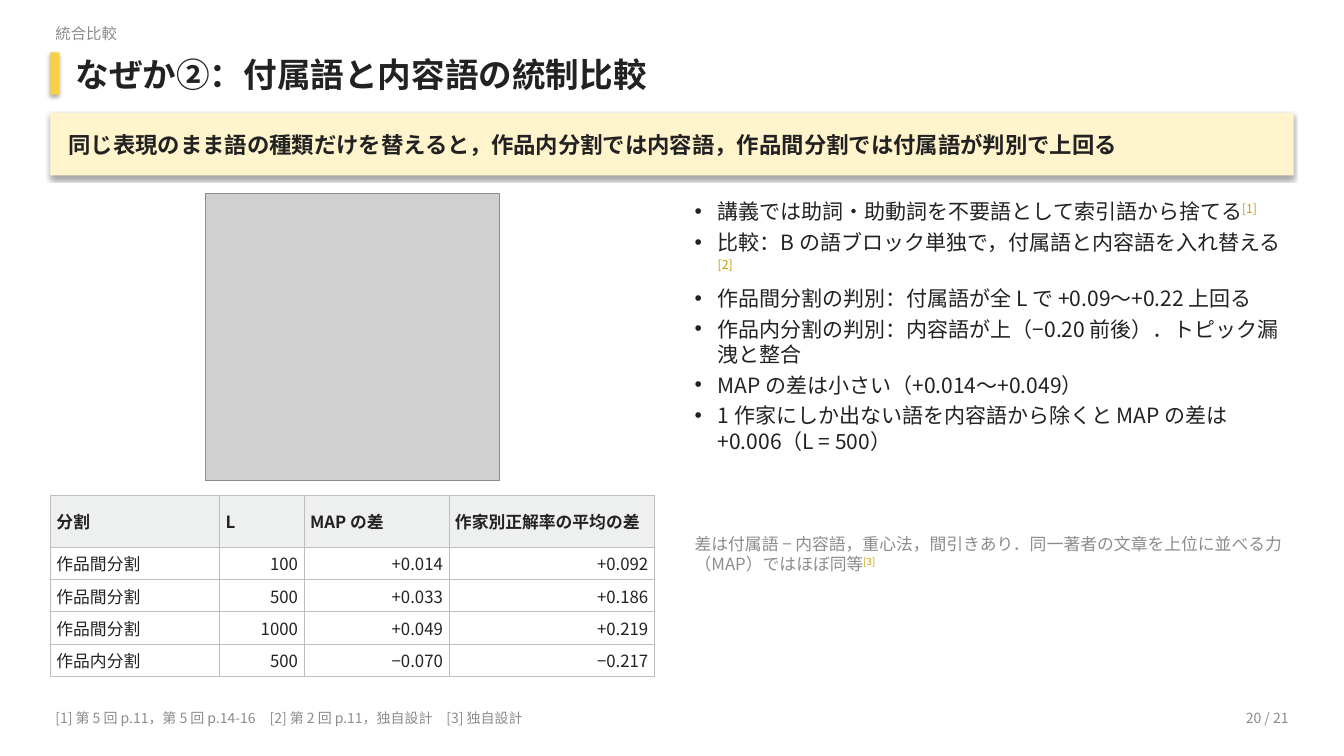
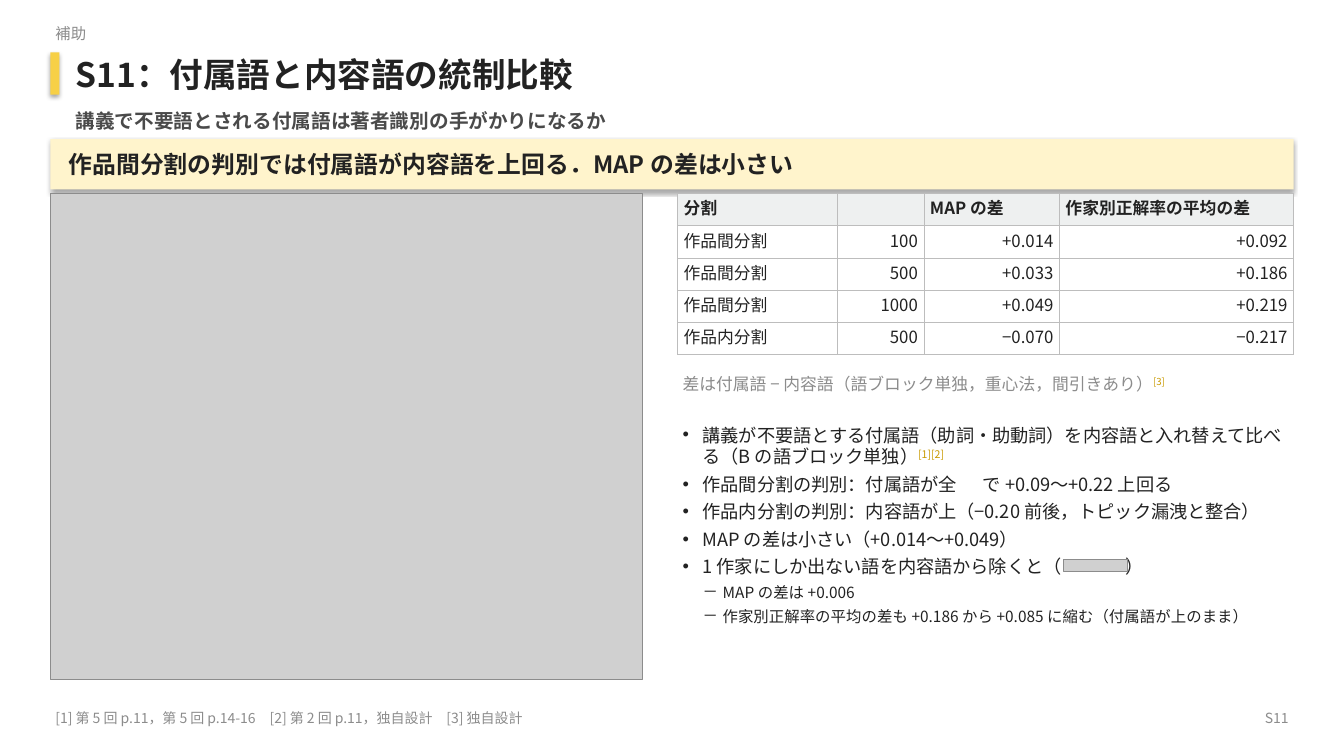
Before and after one commit to matsumoto-af22041/text-author-identifier-nlps, a slide deck: slide 35 of presentation/slides.pptx (slide 20 before the commit). Drawn at 1344x756 pixels with LibreOffice and Linux fonts; fonts in the diff are those of the drawing; grey boxes stand for pictures; background and template pictures are left out. Boxes give left, top, right and bottom in pixels: in the first picture for what was removed or moved away, otherwise in the second. Text is boxed around its words. In the diff, an @@ line names an element or a change of style, - is before the commit and + after.

Commit message:
feat: 発表スライドを講義の要件に合わせて改訂し数式を TeX の画像で組む

```diff
--- a/presentation/slides.pptx
+++ b/presentation/slides.pptx
@@ text at (x1=55, y1=26, x2=86, y2=40): text changed @@
-統合比較
+補助
@@ text at (x1=76, y1=58, x2=573, y2=90): text changed @@
-なぜか②：付属語と内容語の統制比較
+S11：付属語と内容語の統制比較
@@ text added at (x1=76, y1=111, x2=607, y2=130), 14 pt, text #4A4A4A, bold @@
+講義で不要語とされる付属語は著者識別の手がかりになるか
@@ rectangle "作品間分割の判別では付属語が内容語を上回る．MAP の差は小さい" resized from (x1=50, y1=113, x2=1294, y2=175) to (x1=50, y1=139, x2=1294, y2=190) @@
@@ text in rectangle at (x1=68, y1=152, x2=793, y2=176): text changed; size 16 to 17 pt @@
-同じ表現のまま語の種類だけを替えると，作品内分割では内容語，作品間分割では付属語が判別で上回る
+作品間分割の判別では付属語が内容語を上回る．MAP の差は小さい
@@ picture added at (x1=50, y1=194, x2=642, y2=680) @@
@@ picture removed at (x1=206, y1=194, x2=499, y2=481) @@
@@ table at (x1=678, y1=194, x2=1294, y2=355) @@
-row 1, column 2: L
+row 1, column 2: 
@@ line spacing 1 to 14.4pt @@
@@ table resized from (x1=50, y1=495, x2=655, y2=677) to (x1=678, y1=194, x2=1294, y2=355) @@
@@ text added at (x1=683, y1=376, x2=1165, y2=392), 12 pt, text #8C8C8C @@
+差は付属語 − 内容語（語ブロック単独，重心法，間引きあり）[3]
@@ text "講義が不要語とする付属語（助詞・助動詞）を内容語と入れ替えて比べる（B の語ブロック単独）[1][2]" moved from (x1=718, y1=201, x2=1280, y2=451) to (x1=703, y1=426, x2=1282, y2=624) @@
@@ text at (x1=703, y1=426, x2=1282, y2=520): text changed; size 15 to 13 pt @@
-• 講義では助詞・助動詞を不要語として索引語から捨てる[1]
-• 比較：B の語ブロック単独で，付属語と内容語を入れ替える[2]
-• 作品間分割の判別：付属語が全 L で +0.09～+0.22 上回る
-• 作品内分割の判別：内容語が上（−0.20 前後）．トピック漏洩と整合
+• 講義が不要語とする付属語（助詞・助動詞）を内容語と入れ替えて比べる（B の語ブロック単独）[1][2]
+• 作品間分割の判別：付属語が全 で +0.09～+0.22 上回る
+• 作品内分割の判別：内容語が上（−0.20 前後，トピック漏洩と整合）
@@ text removed at (x1=695, y1=536, x2=1282, y2=572) @@
-差は付属語 − 内容語，重心法，間引きあり．同一著者の文章を上位に並べる力（MAP）ではほぼ同等[3]
@@ text at (x1=703, y1=530, x2=1018, y2=548): size 15 to 13 pt in "MAP の差は小さい（+0.014～+0.049）"; indent changed; line spacing 1 to 15.6pt @@
@@ text at (x1=703, y1=557, x2=1248, y2=624): text changed; size 15 to 11 pt @@
-• 1 作家にしか出ない語を内容語から除くと MAP の差は +0.006（L = 500）
+• 1 作家にしか出ない語を内容語から除くと（ ）
+－ MAP の差は +0.006
+－ 作家別正解率の平均の差も +0.186 から +0.085 に縮む（付属語が上のまま）
@@ picture added at (x1=1064, y1=560, x2=1127, y2=572) @@
@@ text at (x1=1265, y1=712, x2=1289, y2=723): text changed @@
-20 / 21
+S11
```
Also in this commit, not shown: 33 other slides changed, 7 slides added, 2 slides removed, 25 other files.
